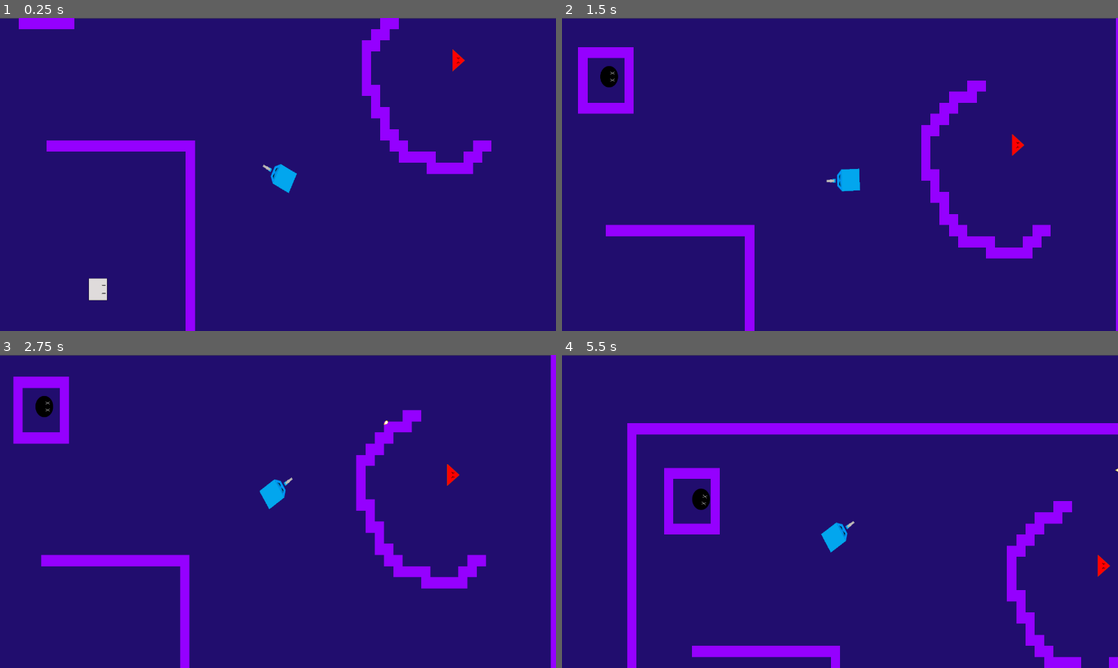
Above: before the commit, frames 1-4 (two rows, left to right).
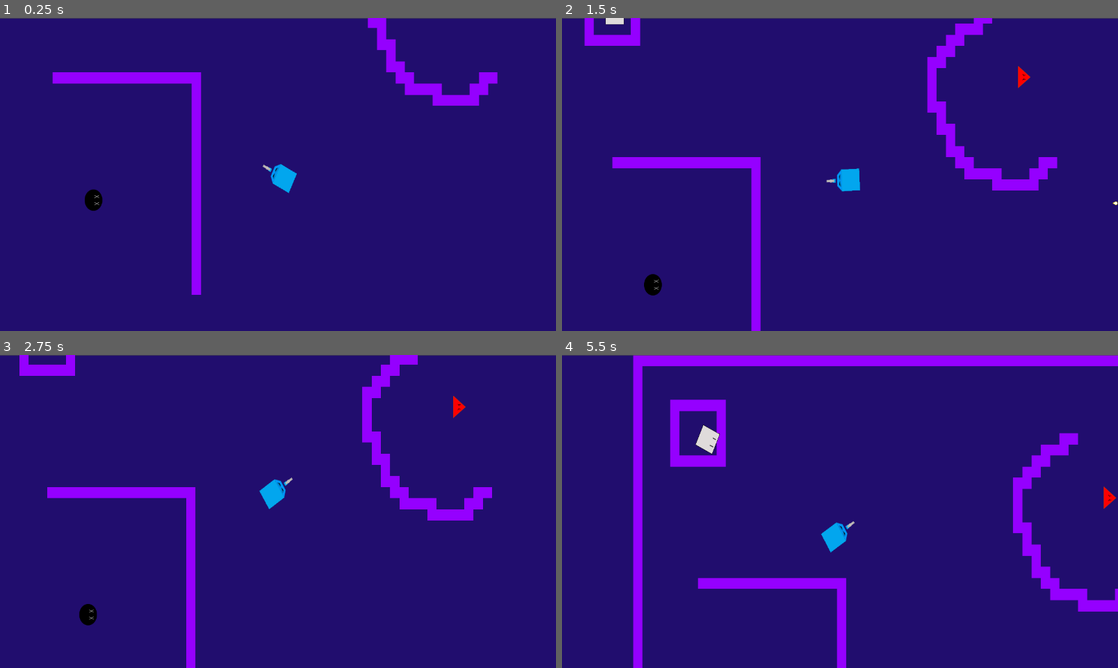
Above: after the commit, the same moments.

Repository: chaco470/CubeCrawler
Game: Godot game, scene res://Assets/Scenes/World.tscn
The game is run twice, just before and just after one commit, with the same random seed, the same clock (stepped at 60 frames per second) and the same inputs.
Inputs (mouse positions are in pixels of both pictures, inside the frame that each line leads up to):
- Up to frame 1 (0.25 s): no input
- Up to frame 2 (1.5 s): tap Enter at 0.5 s; move the mouse to (962, 158) at 0.52 s; press the mouse at (962, 158) at 0.53 s; hold Up (_up) 0.53-1.28 s; move the mouse to (728, 190) at 1.27 s; release the mouse at (728, 190) at 1.28 s; hold Down (_down) from 1.28 s (still down); tap Right (_rigth) at 1.35 s
- Up to frame 3 (2.75 s): move the mouse to (333, 442) at 2.02 s; release Down (_down) at 2.03 s; press the mouse at (333, 442) at 2.03 s; hold Up (_up) from 2.03 s (still down)
- Up to frame 4 (5.5 s): move the mouse to (812, 574) at 2.77 s; release the mouse at (812, 574) at 2.78 s; tap Right (_rigth) at 2.85, 4.35 s; move the mouse to (1006, 558) at 3.52 s; release Up (_up) at 3.53 s; press the mouse at (1006, 558) at 3.53 s; hold Left (_left) 3.53-5.03 s; move the mouse to (673, 464) at 4.27 s; release the mouse at (673, 464) at 4.28 s; move the mouse to (867, 511) at 5.02 s; press the mouse at (867, 511) at 5.03 s; hold Down (_down) from 5.03 s (still down)

The runs differ from the first frame. In frame 1, 7.6% of the frame differs, in the area x 3-90%, y 0-100%; in frame 2, 9.9%; in frame 3, 10%; in frame 4, 17%, in the area x 11-100%, y 0-100%.

Commit message:
fix enemigo explosivo

Diff:
--- a/Assets/Scenes/Enemy_explotion.tscn
+++ b/Assets/Scenes/Enemy_explotion.tscn
@@ -35,7 +35,7 @@
 
 [node name="ExplotionTimer" type="Timer" parent="IA"]
 
-[node name="ExplotionWhaitTimer" type="Timer" parent="IA"]
+[node name="ExplotionWaitTimer" type="Timer" parent="IA"]
 wait_time = 0.3
 
 [node name="Detector" type="Area2D" parent="IA"]
@@ -46,6 +46,6 @@
 [connection signal="body_entered" from="ExplotionRadio" to="." method="_on_ExplotionRadio_body_entered"]
 [connection signal="body_exited" from="ExplotionRadio" to="." method="_on_ExplotionRadio_body_exited"]
 [connection signal="timeout" from="IA/ExplotionTimer" to="IA" method="_on_ExplotionTimer_timeout"]
-[connection signal="timeout" from="IA/ExplotionWhaitTimer" to="IA" method="_on_ExplotionWhaitTimer_timeout"]
+[connection signal="timeout" from="IA/ExplotionWaitTimer" to="IA" method="_on_ExplotionWhaitTimer_timeout"]
 [connection signal="body_entered" from="IA/Detector" to="IA" method="_on_Detector_body_entered"]
 [connection signal="body_exited" from="IA/Detector" to="IA" method="_on_Detector_body_exited"]
--- a/Assets/Scenes/World.tscn
+++ b/Assets/Scenes/World.tscn
@@ -113,7 +113,7 @@
 }
 
 [node name="Player" parent="." instance=ExtResource( 1 )]
-position = Vector2( 3262.99, -1598.14 )
+position = Vector2( 3241.89, -1402.75 )
 
 [node name="TileMap" type="TileMap" parent="."]
 tile_set = SubResource( 2 )
@@ -126,10 +126,10 @@
 crossAir = ExtResource( 6 )
 
 [node name="Enemy_shoot" parent="." instance=ExtResource( 2 )]
-position = Vector2( 2641.04, -1267.91 )
+position = Vector2( 2472.78, -2109.23 )
 
 [node name="Enemy_melee_b" parent="." instance=ExtResource( 10 )]
 position = Vector2( 3886.85, -1926.34 )
 
 [node name="Enemy_explotion" parent="." instance=ExtResource( 11 )]
-position = Vector2( 2474.6, -2122.77 )
+position = Vector2( 2604.77, -1329.07 )
--- a/Assets/Scripts/Enemy_explotion.gd
+++ b/Assets/Scripts/Enemy_explotion.gd
@@ -9,6 +9,7 @@
 
 var motion = Vector2.ZERO
 var can_damage = false
+var explode_damage = false
 
 func _ready():
 	ia.initialize(self)
@@ -27,8 +28,9 @@
 	motion = move_and_slide(motion)
 
 func _explode():
-	if can_damage and ia.target != null:
-		ia.target.notify_hit(-dmg)
+		GlobalObjects.camera.shake(100)
+		if can_damage and ia.target != null:
+			ia.target.notify_hit(-dmg)
 		queue_free()
 
 func _on_ExplotionRadio_body_entered(body):
--- a/Assets/Scripts/IA_explotion.gd
+++ b/Assets/Scripts/IA_explotion.gd
@@ -6,13 +6,12 @@
 
 enum State{
 	PATROL,
-	ENGAGE,
-	EXPLOTE
+	ENGAGE
 }
 
 onready var player_detector = $Detector
 onready var explotion_timer = $ExplotionTimer
-onready var explotion_whait_timer = $ExplotionWhaitTimer
+onready var explotion_wait_timer = $ExplotionWaitTimer
 
 var current_state = State.PATROL setget set_state
 var target = null
@@ -27,8 +26,6 @@
 		State.ENGAGE:
 			if target != null:
 				parent._follow_player(target)
-		State.EXPLOTE:
-			explotion_whait_timer.start()
 		_:
 			print("Error: no se wacho")
 
@@ -51,10 +48,13 @@
 	if body.is_in_group("player"):
 		set_state(State.PATROL)
 		target = null
+		explotion_timer.stop()
+		explotion_timer.wait_time = 1
 
 
 func _on_ExplotionTimer_timeout():
-	set_state(State.EXPLOTE)
+	set_state(State.PATROL)
+	explotion_wait_timer.start()
 
 
 func _on_ExplotionWhaitTimer_timeout():
--- a/Enemy_bullet.gd
+++ b/Enemy_bullet.gd
@@ -15,15 +15,8 @@
 	damage = damage_to_make
 	bullet_speed = bullet_speed_given
 
-
-
 func _process(delta):
 	position += degree * bullet_speed * delta
-
-func _on_Bullet_body_entered(body):
-	if body.has_method("hit"):
-		body.hit(-damage)
-	queue_free()
 
 
 func _on_VisibilityNotifier2D_viewport_exited(viewport):
@@ -32,5 +25,5 @@
 
 func _on_Enemy_bullet_body_entered(body):
 	if body.has_method("notify_hit"):
-		body.notify_hit(damage)
+		body.notify_hit(-damage)
 	queue_free()
